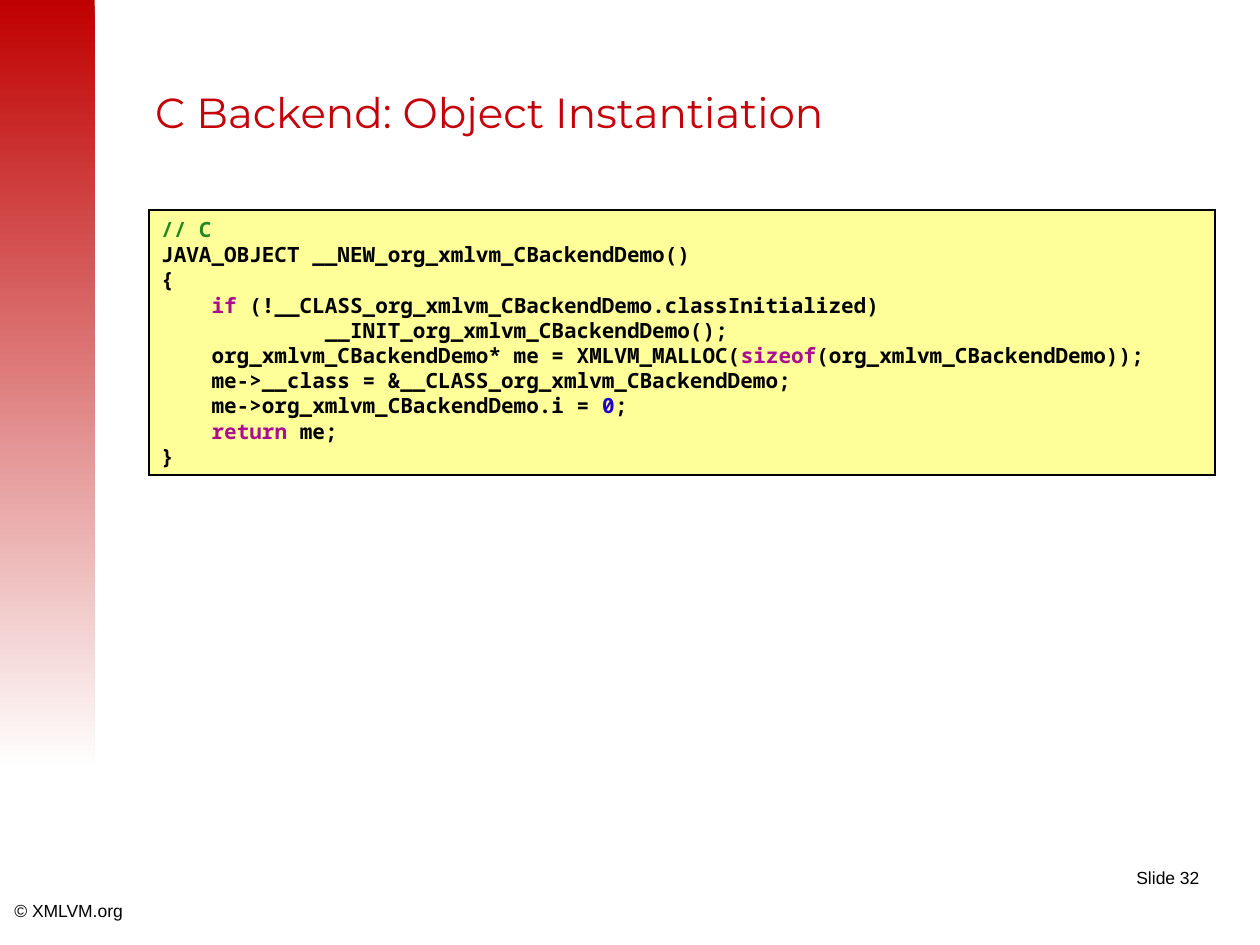
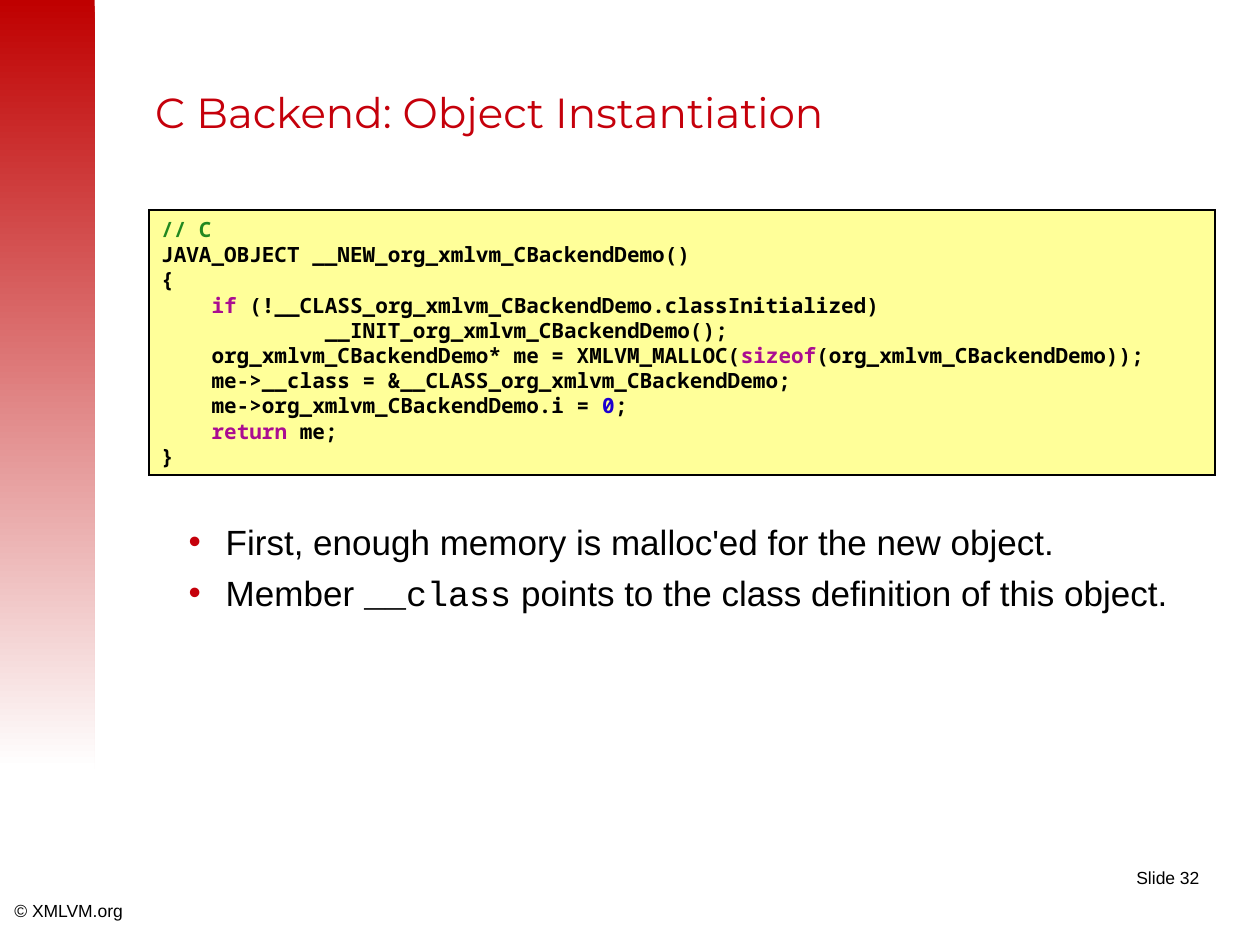
Before and after one commit to tisoft/xmlvm, a slide deck: slide 32 of doc/slides/android2iphone-master.odp. Drawn at 1260x945 pixels with LibreOffice and Linux fonts; fonts in the diff are those of the drawing; background and template pictures are left out. Boxes give left, top, right and bottom in pixels: in the first picture for what was removed or moved away, otherwise in the second. Text is boxed around its words. In the diff, an @@ line names an element or a change of style, - is before the commit and + after.

Commit message:
Add descriptions to the C backend slides.

```diff
--- a/doc/slides/android2iphone-master.odp
+++ b/doc/slides/android2iphone-master.odp
@@ text added at (x1=226, y1=529, x2=1167, y2=613), 20 pt, text #000000 @@
+• First, enough memory is malloc'ed for the new object.
+• Member __class points to the class definition of this object.
```
Also in this commit, not shown: 5 other slides changed.
